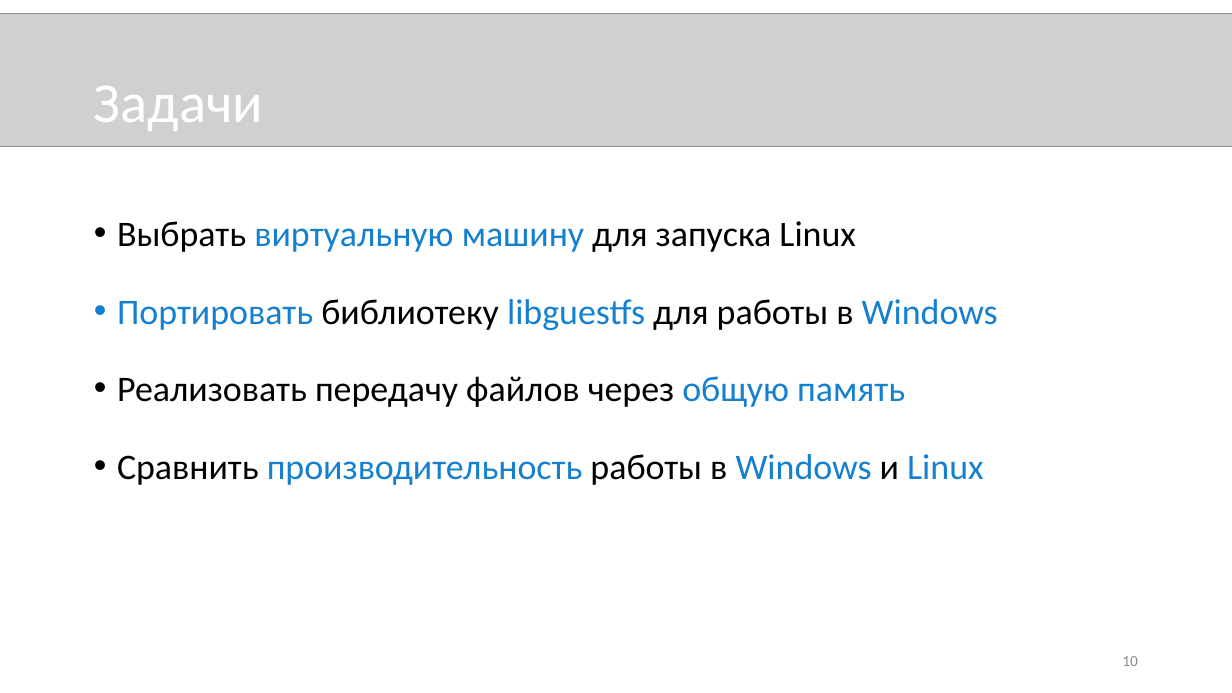
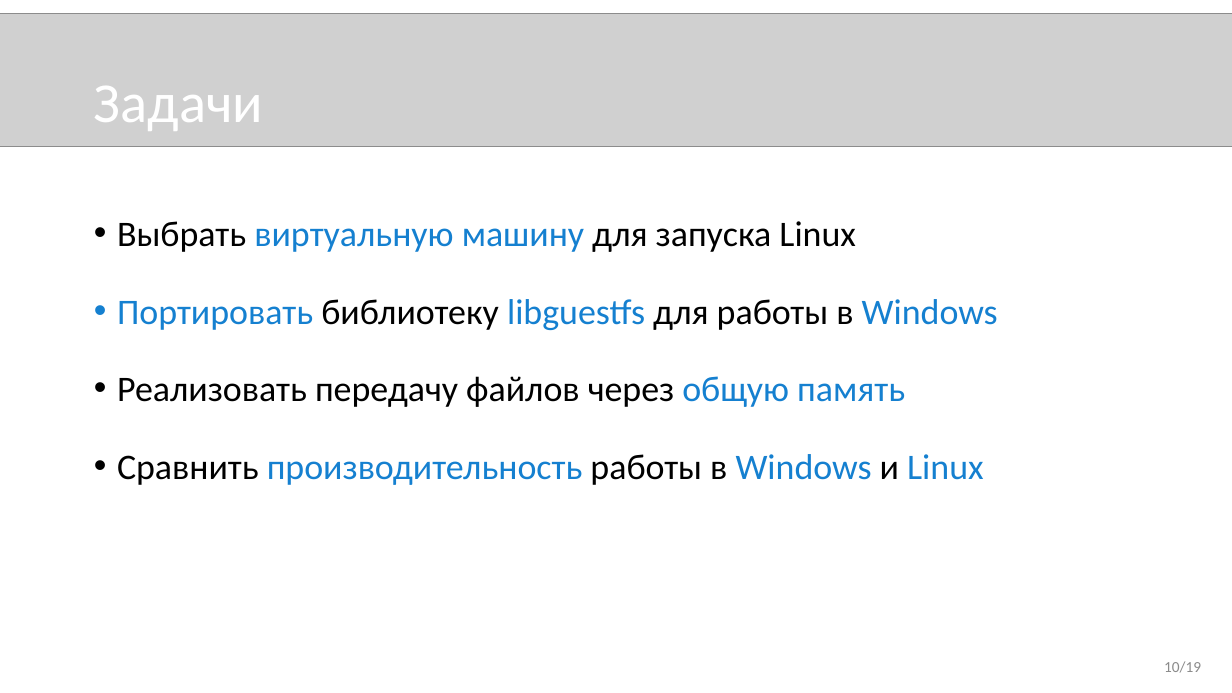
Before and after one commit to novokrest/master-thesis, a slide deck: slide 10 of presentation.pptx. Drawn at 1232x693 pixels with LibreOffice and Linux fonts; fonts in the diff are those of the drawing; grey boxes stand for pictures. Boxes give left, top, right and bottom in pixels: in the first picture for what was removed or moved away, otherwise in the second. Text is boxed around its words. In the diff, an @@ line names an element or a change of style, - is before the commit and + after.

```diff
--- a/presentation.pptx
+++ b/presentation.pptx
@@ text at bbox=[1164, 661, 1201, 672]: text changed @@
-10
+10/19
```
Also in this commit, not shown: 14 other slides changed, 1 slide added, 2 other files.
